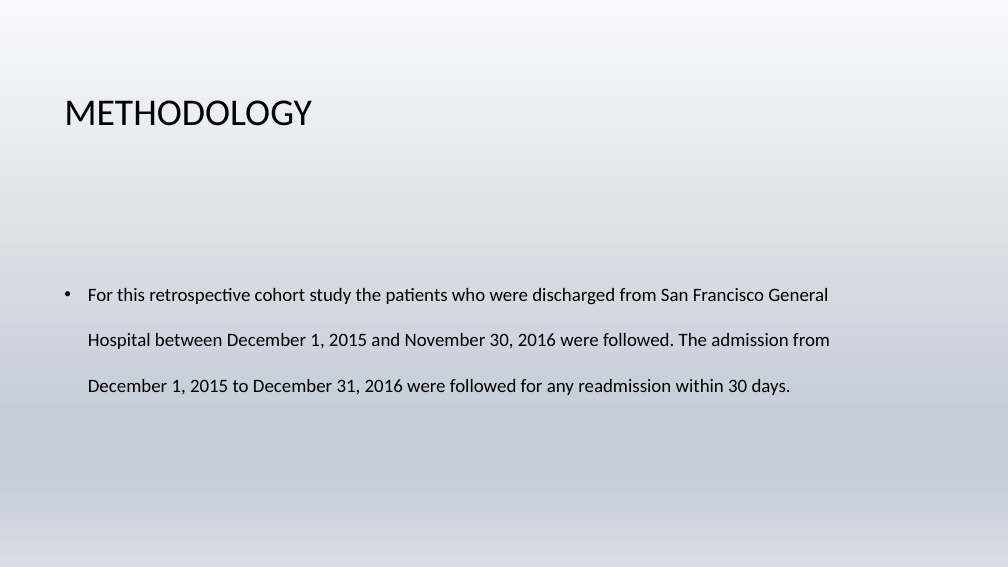
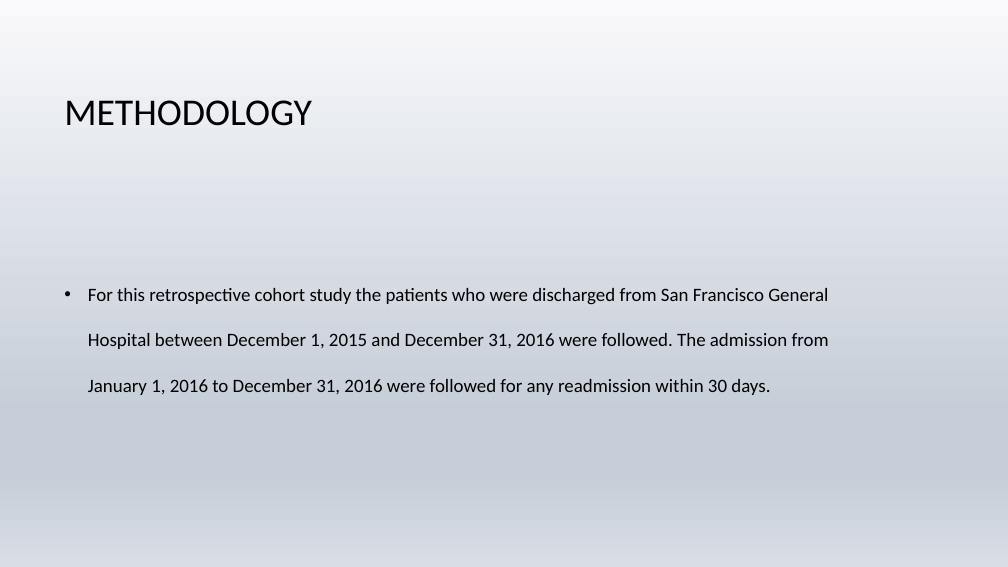
Before and after one commit to tanzirhasan/Readmission, a slide deck: slide 7 of 30_day_readmission.pptx (slide 8 before the commit). Drawn at 1008x567 pixels with LibreOffice and Linux fonts; fonts in the diff are those of the drawing; background and template pictures are left out. Boxes give left, top, right and bottom in pixels: in the first picture for what was removed or moved away, otherwise in the second. Text is boxed around its words. In the diff, an @@ line names an element or a change of style, - is before the commit and + after.

```diff
--- a/30_day_readmission.pptx
+++ b/30_day_readmission.pptx
@@ text at (88,288,829,395): text changed @@
-• For this retrospective cohort study the patients who were discharged from San Francisco General Hospital between December 1, 2015 and November 30, 2016 were followed. The admission from December 1, 2015 to December 31, 2016 were followed for any readmission within 30 days.
+• For this retrospective cohort study the patients who were discharged from San Francisco General Hospital between December 1, 2015 and December 31, 2016 were followed. The admission from January 1, 2016 to December 31, 2016 were followed for any readmission within 30 days.
```
Also in this commit, not shown: 6 other slides changed, 1 slide removed.
